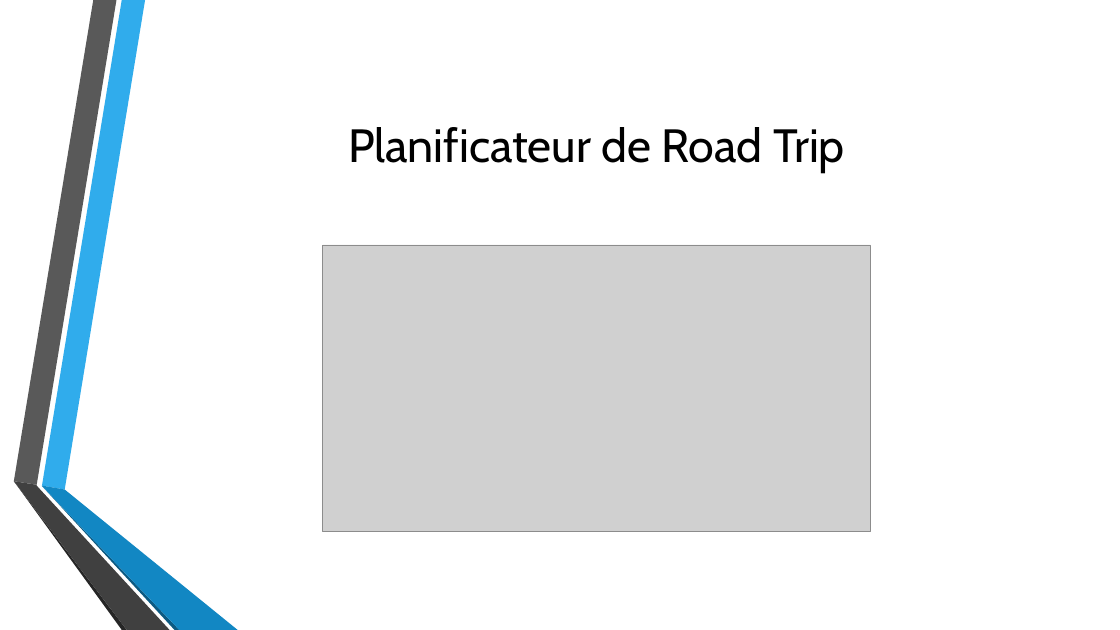
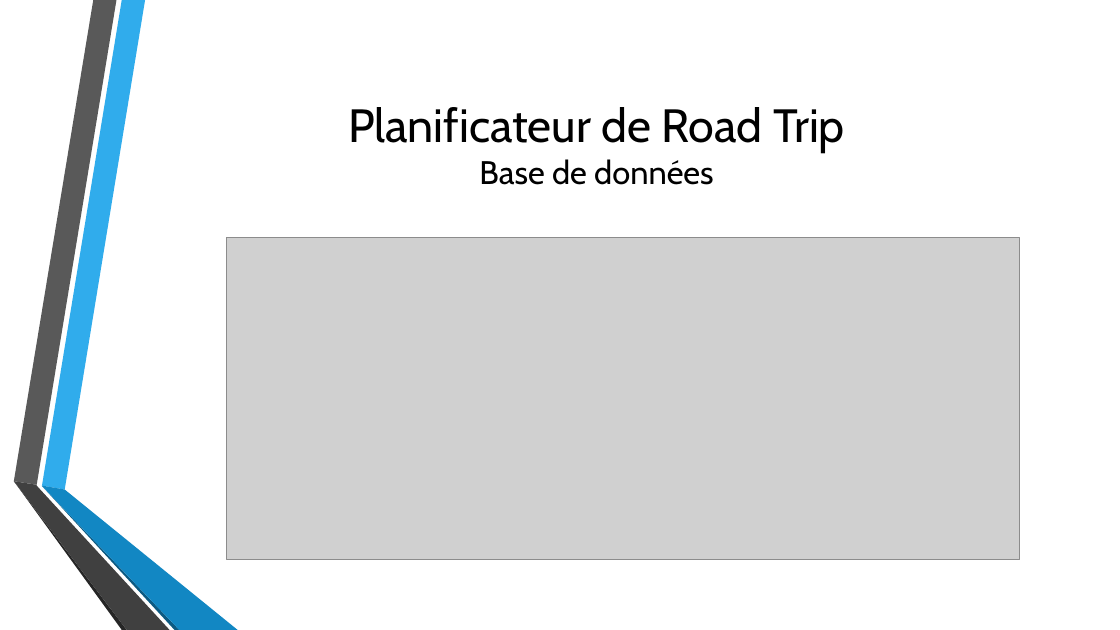
Before and after one commit to HugFournier/8INF345-ProjetWebUQAC, a slide deck: slide 4 of Documentation/Présentation.pptx (slide 3 before the commit). Drawn at 1120x630 pixels with LibreOffice and Linux fonts; fonts in the diff are those of the drawing; grey boxes stand for pictures; background and template pictures are left out. Boxes give left, top, right and bottom in pixels: in the first picture for what was removed or moved away, otherwise in the second. Text is boxed around its words. In the diff, an @@ line names an element or a change of style, - is before the commit and + after.

```diff
--- a/Documentation/Présentation.pptx
+++ b/Documentation/Présentation.pptx
@@ title at (348,107,845,185): text changed @@
-Planificateur de Road Trip
+Planificateur de Road Trip
+Base de données
@@ picture: place and size @@
-picture at (323,245,870,533)
+picture at (227,237,1019,559)
```
Also in this commit, not shown: 3 other slides changed, 2 slides added.
